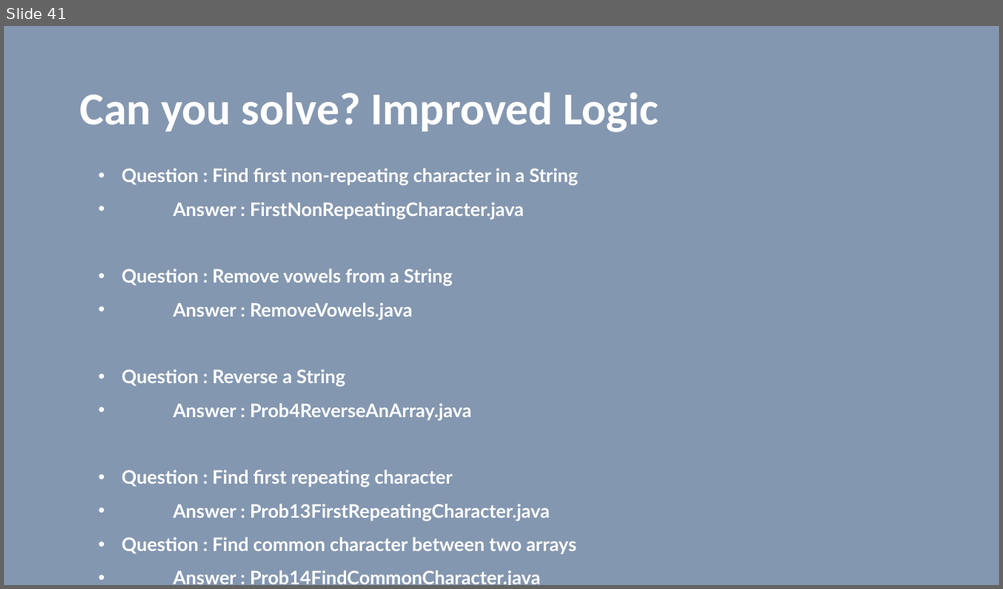
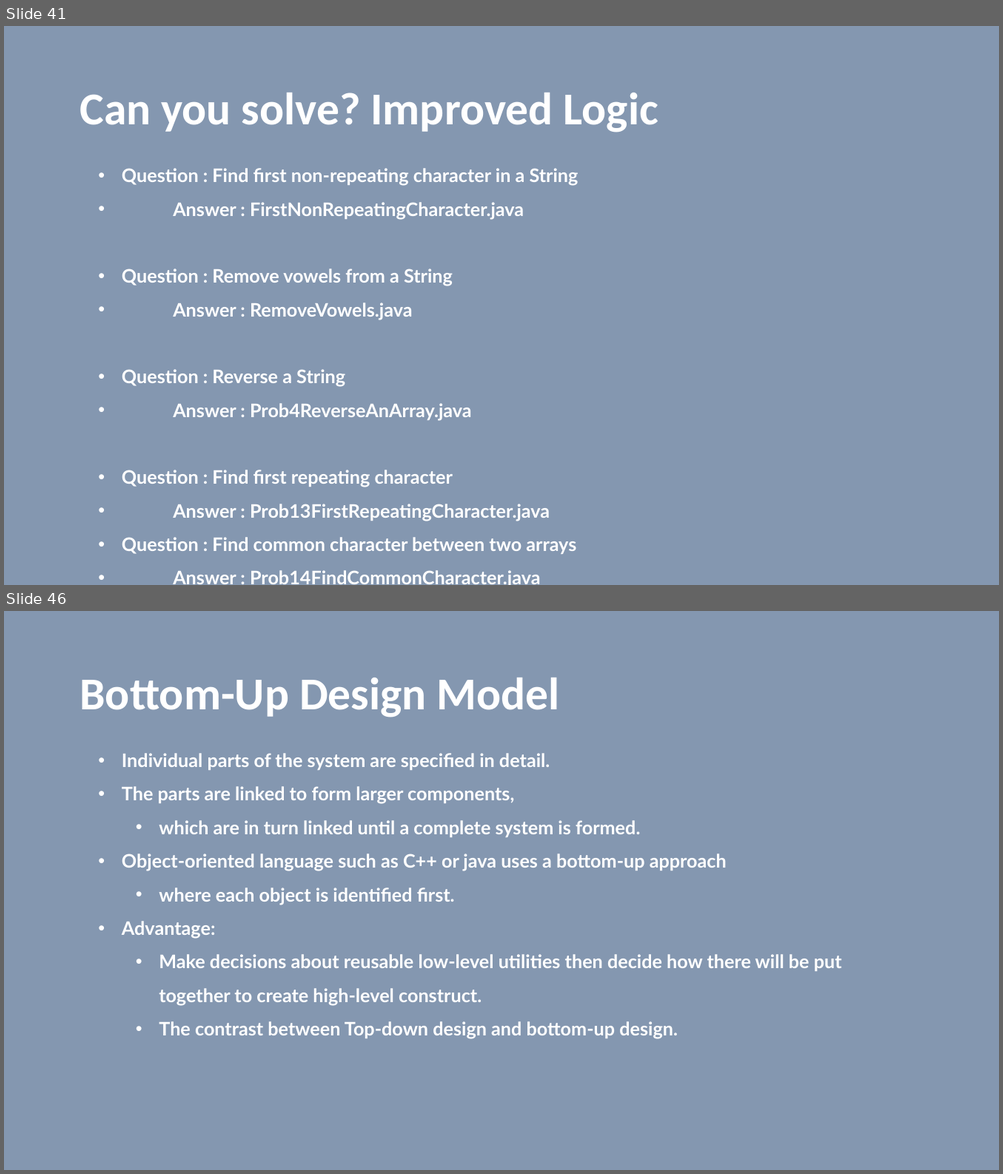
Before and after one commit to vilasvarghese/freshers, a slide deck: Lowes/FreshersDay2.pptx. Shown one above the other, each under a label of ours: slide 41 before the commit, slides 41 and 46 after it; the slides between them are not shown. The pictures are 1003x589 and 1003x1174 pixels, drawn with LibreOffice and Linux fonts; fonts in the diff are those of the drawing. Boxes give left, top, right and bottom in pixels: in the first picture for what was removed or moved away, otherwise in the second. Text is boxed around its words. In the diff, an @@ line names an element or a change of style, - is before the commit and + after.

```diff
--- a/Lowes/FreshersDay2.pptx
+++ b/Lowes/FreshersDay2.pptx
@@ slide 46 added at (4, 611, 999, 1170), background #8497B0 @@
@@ title added at (79, 678, 560, 718), 44 pt, text #FFFFFF, bold @@
+Bottom-Up Design Model
@@ text added at (122, 753, 842, 1039), 18 pt, text #FFFFFF, bold @@
+• Individual parts of the system are specified in detail.
+• The parts are linked to form larger components,
+  • which are in turn linked until a complete system is formed.
+• Object-oriented language such as C++ or java uses a bottom-up approach
+  • where each object is identified first.
+• Advantage:
+  • Make decisions about reusable low-level utilities then decide how there will be put together to create high-level construct.
+  • The contrast between Top-down design and bottom-up design.
```
Also in this commit, not shown: 4 slides changed, 11 other slides added, 59 slides removed, 5 other files.
